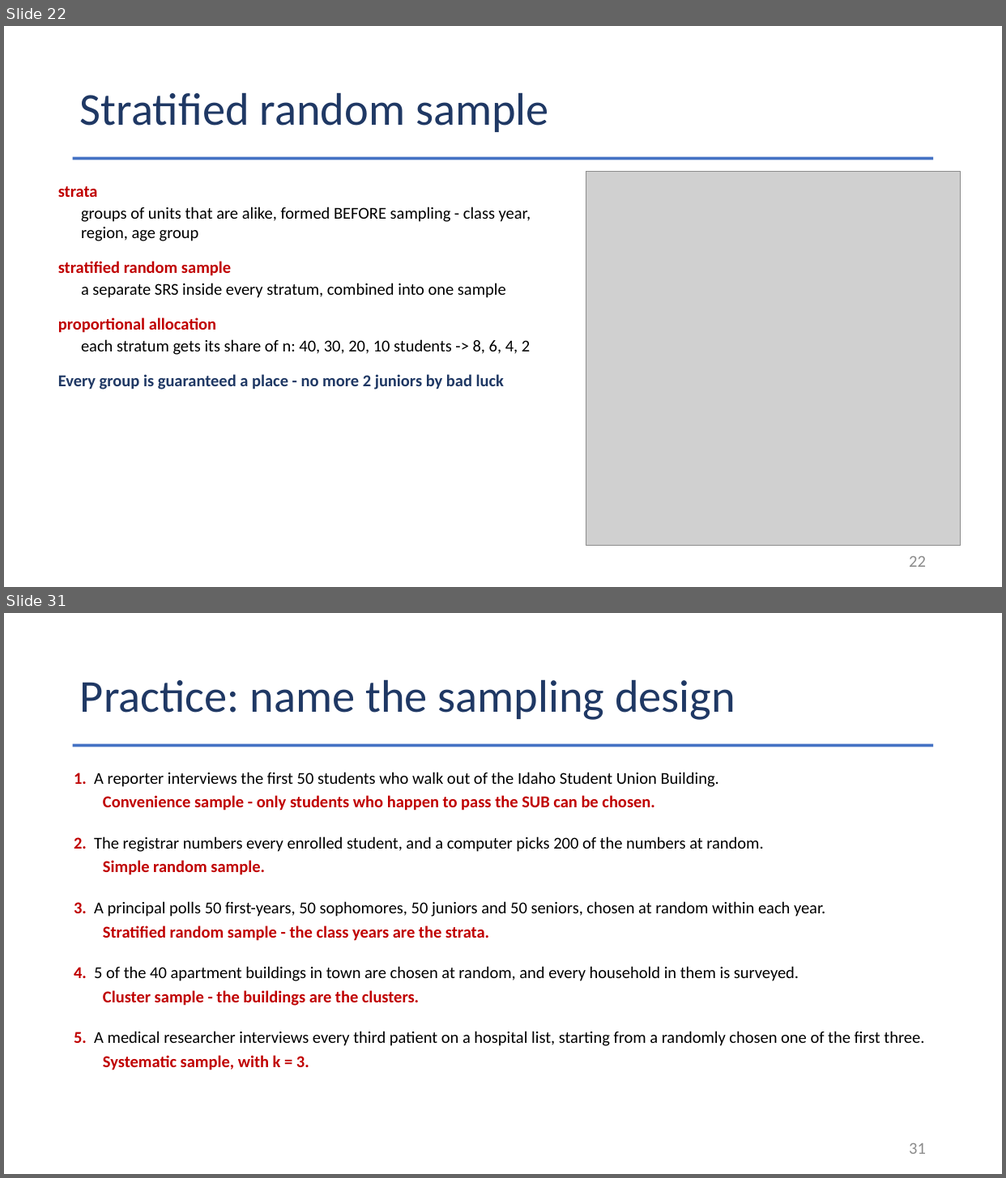
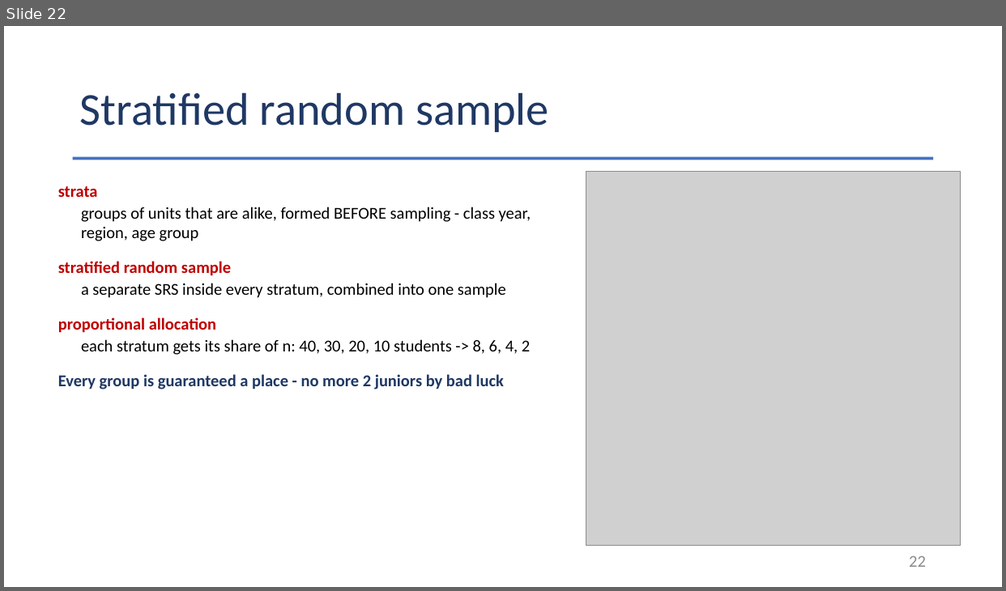
Before and after one commit to Jarred6068/Kvamme_UI_STAT251, a slide deck: docs/lecture_slides/Week 4/Week4_Lecture8_Slides_9_14_2026.pptx. Shown one above the other, each under a label of ours: slides 22 and 31 before the commit, slide 22 after it; the slides between them are not shown. The pictures are 1006x1178 and 1006x591 pixels, drawn with LibreOffice and Linux fonts; fonts in the diff are those of the drawing; grey boxes stand for pictures. Boxes give left, top, right and bottom in pixels: in the first picture for what was removed or moved away, otherwise in the second. Text is boxed around its words. In the diff, an @@ line names an element or a change of style, - is before the commit and + after.

```diff
--- a/docs/lecture_slides/Week 4/Week4_Lecture8_Slides_9_14_2026.pptx
+++ b/docs/lecture_slides/Week 4/Week4_Lecture8_Slides_9_14_2026.pptx
@@ slide 31 removed at (x1=4, y1=613, x2=1002, y2=1174), background #FFFFFF @@
@@ title removed at (x1=80, y1=679, x2=735, y2=720) @@
-Practice: name the sampling design
@@ rectangle removed at (x1=73, y1=744, x2=934, y2=747) @@
@@ text removed at (x1=74, y1=772, x2=719, y2=787) @@
-1. A reporter interviews the first 50 students who walk out of the Idaho Student Union Building.
@@ text removed at (x1=103, y1=795, x2=654, y2=811) @@
-Convenience sample - only students who happen to pass the SUB can be chosen.
@@ text removed at (x1=74, y1=837, x2=763, y2=852) @@
-2. The registrar numbers every enrolled student, and a computer picks 200 of the numbers at random.
@@ text removed at (x1=103, y1=860, x2=265, y2=875) @@
-Simple random sample.
@@ text removed at (x1=74, y1=901, x2=825, y2=917) @@
-3. A principal polls 50 first-years, 50 sophomores, 50 juniors and 50 seniors, chosen at random within each year.
@@ text removed at (x1=103, y1=926, x2=489, y2=941) @@
-Stratified random sample - the class years are the strata.
@@ text removed at (x1=74, y1=966, x2=799, y2=982) @@
-4. 5 of the 40 apartment buildings in town are chosen at random, and every household in them is surveyed.
@@ text removed at (x1=103, y1=990, x2=419, y2=1006) @@
-Cluster sample - the buildings are the clusters.
@@ text removed at (x1=74, y1=1031, x2=924, y2=1046) @@
-5. A medical researcher interviews every third patient on a hospital list, starting from a randomly chosen one of the first three.
@@ text removed at (x1=103, y1=1055, x2=309, y2=1071) @@
-Systematic sample, with k = 3.
@@ page number removed at (x1=909, y1=1144, x2=926, y2=1154) @@
-31
```
Also in this commit, not shown: 30 other slides removed, 12 other files.
